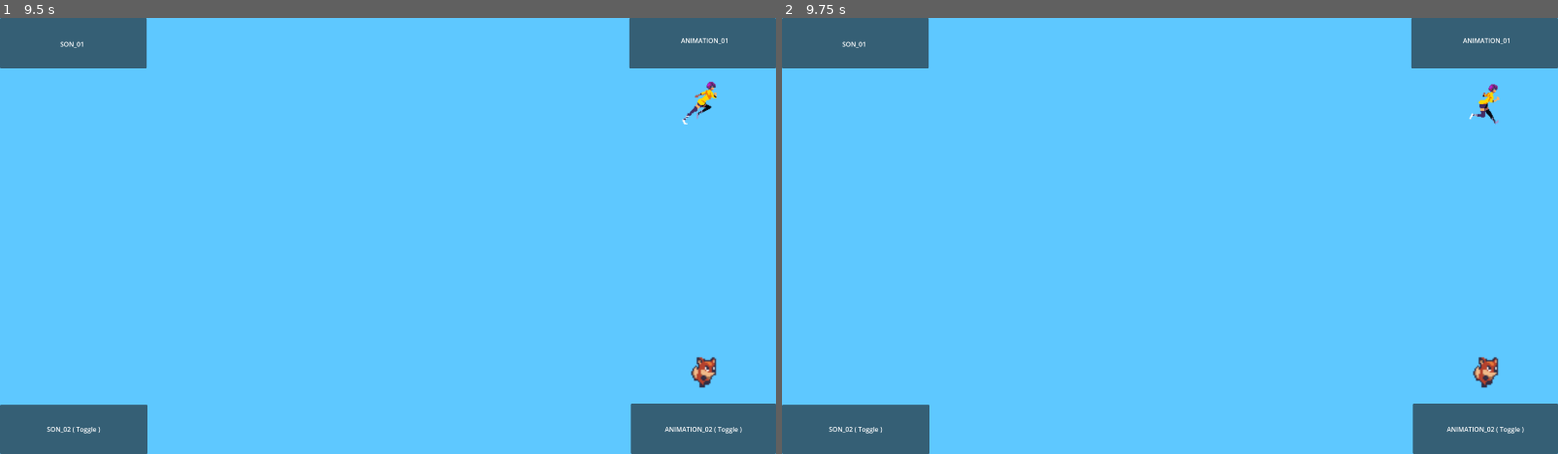
Above: before the commit, frames 1-2 (left to right).
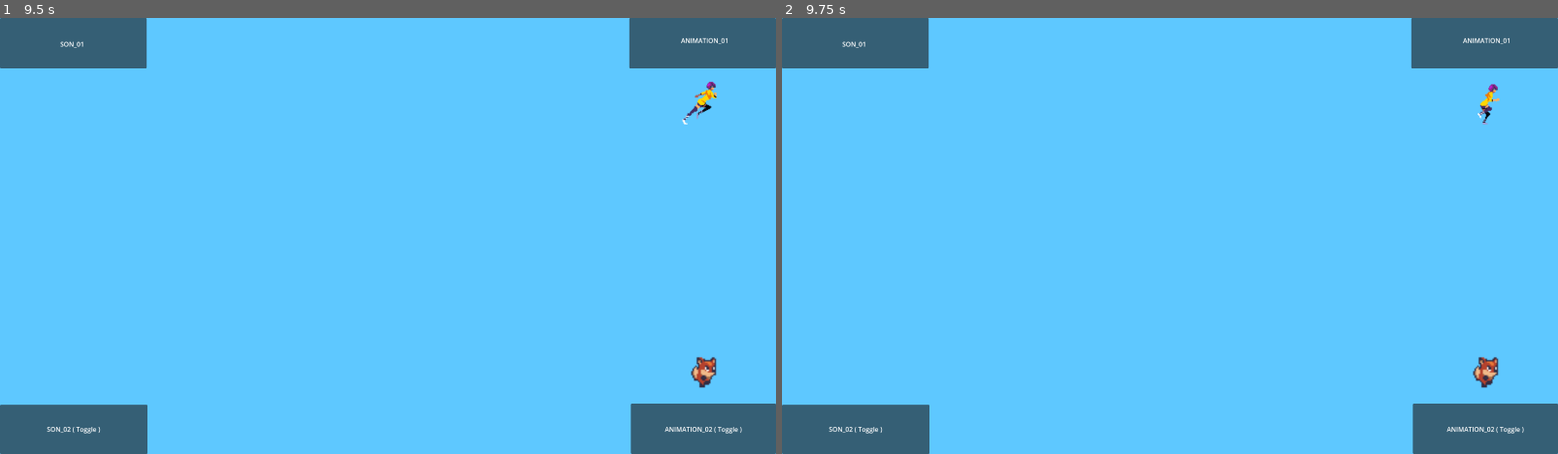
Above: after the commit, the same moments.

Repository: JoCrevier/Projet_01
Game: Godot game, scene res://Interface_Interactible.tscn
Same seed, same stepped clock (60 frames per second), same inputs: the game is played once before the commit and once after it.
Inputs:
- Up to frame 1 (9.5 s): click "SON_01" at 0.5 s; click "ANIMATION_01" at 1.25 s; click "SON_02 ( Toggle )" at 2 s; click "ANIMATION_02 ( Toggle )" at 2.75 s; click "SON_01" at 3.5 s; click "ANIMATION_01" at 4.25 s; click "SON_02 ( Toggle )" at 5 s; click "ANIMATION_02 ( Toggle )" at 5.75 s; click "SON_01" at 6.5 s; click "ANIMATION_01" at 7.25 s; click "SON_02 ( Toggle )" at 8 s; click "ANIMATION_02 ( Toggle )" at 8.75 s
- Up to frame 2 (9.75 s): tap Enter at 9.5 s; hold 1 (Animation_01) from 9.53 s (still down)

Frame 1 is identical in both runs. In frame 2, 0.1% of the frame differs, in the area x 88-93%, y 15-25%.

Commit message:
changement_10

Diff:
--- a/Fichier_Godot/bouton_01.gd
+++ b/Fichier_Godot/bouton_01.gd
@@ -5,7 +5,7 @@
 	$Audio_01.play() # recherche le node et fait jouer le son()
 	pass # Replace with function body.
 
-func _process(_delta): # équivalent d'un event tick
-	if Input.is_action_just_pressed("Son_01"):
+func _input(event): # équivalent d'un event tick
+	if event.is_action_pressed("Son_01"):
 		$Audio_01.play() # recherche le node et fait jouer le son()
 	pass # Replace with function body.
--- a/Fichier_Godot/bouton_02.gd
+++ b/Fichier_Godot/bouton_02.gd
@@ -4,7 +4,7 @@
 	$AnimatedSprite2D.play() # recherche l'animation et effectue l'action de play()
 	pass # Replace with function body.
 
-func _process(_delta): # équivalent d'un event tick
-	if Input.is_action_just_pressed("Animation_01"):
+func _input(event): # équivalent d'un event tick
+	if event.is_action_pressed("Animation_01"):
 		$AnimatedSprite2D.play() # recherche l'animation et effectue l'action de play()
 	pass # Replace with function body.
--- a/Fichier_Godot/bt_anim_02.gd
+++ b/Fichier_Godot/bt_anim_02.gd
@@ -9,8 +9,8 @@
 		$"CharacterBody2D/AnimationPlayer".stop() # Cherche dans le CharacterBody2D --> l'AnimationPlayer --> arrête l'animation
 	pass # Replace with function body.
 
-func _process(_delta): # équivalent d'un event tick
-	if Input.is_action_just_pressed("Animation_02"):
+func _input(event): # équivalent d'un event tick
+	if event.is_action_pressed("Animation_02"):
 		if is_anim_playing: # Si l'animation joue, alors -->
 			$"CharacterBody2D/AnimationPlayer".stop() # Cherche dans le CharacterBody2D --> l'AnimationPlayer --> arrête l'animation
 		else:
--- a/Fichier_Godot/bt_son_02.gd
+++ b/Fichier_Godot/bt_son_02.gd
@@ -8,8 +8,8 @@
 	else:
 		$Audio_02.stop()
 
-func _process(_delta): # équivalent d'un event tick
-	if Input.is_action_just_pressed("Son_02"):
+func _input(event): # équivalent d'un event tick
+	if event.is_action_pressed("Son_02"):
 		if is_sound_playing: # Si l'animation joue, alors -->
 			$Audio_02.play() # recherche le node et fait jouer le son()
 		else:
Not shown, changed: docs/index.html
Not shown, changed: docs/index.pck
